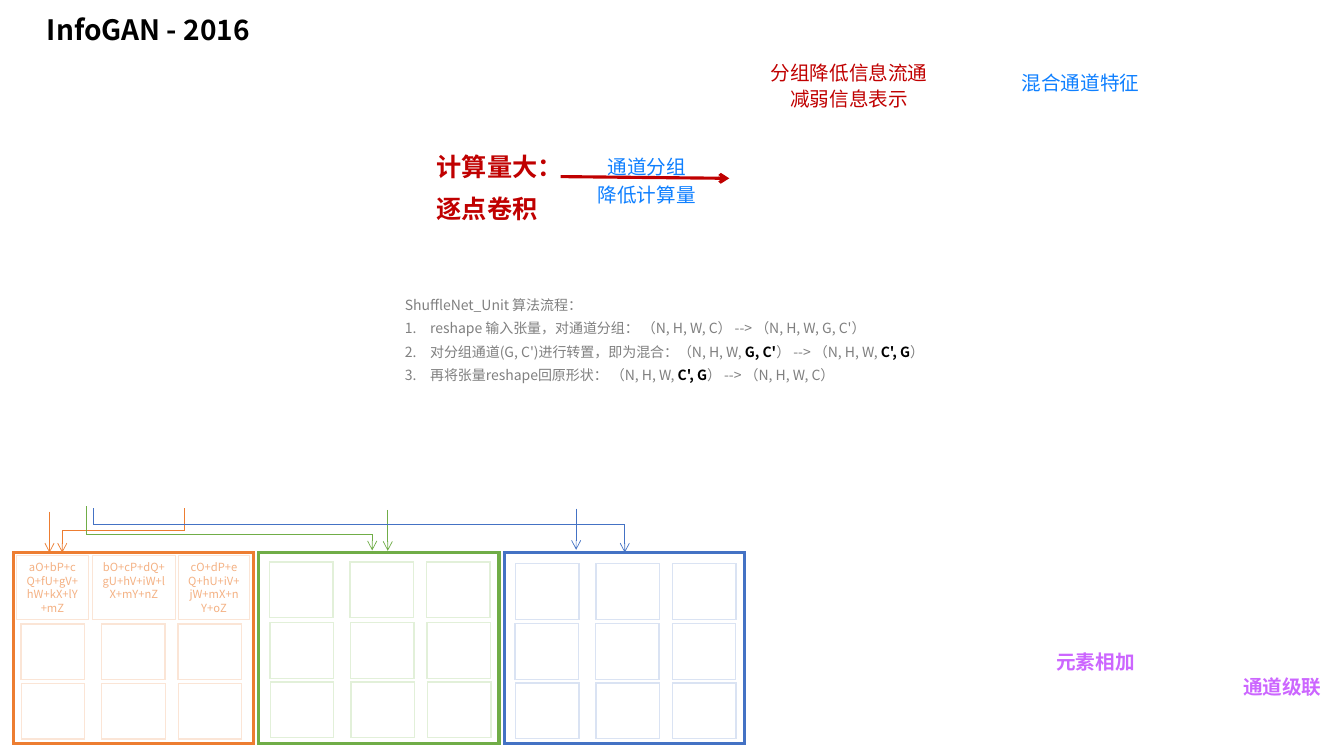
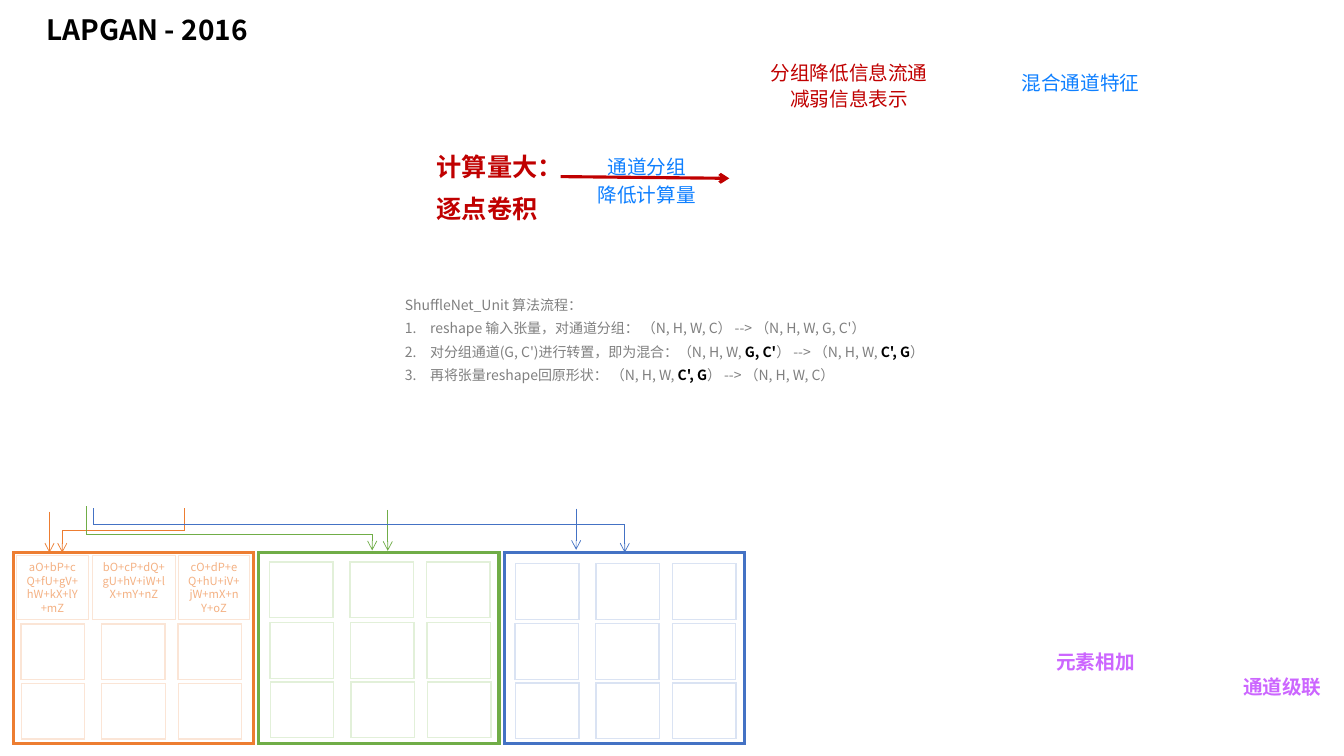
Before and after one commit to taylorguo/GAN_Understanding_Practicing, a slide deck: slide 10 of GAN_Understanding/GANunderstanding.pptx (slide 9 before the commit). Drawn at 1344x756 pixels with LibreOffice and Linux fonts; fonts in the diff are those of the drawing. Boxes give left, top, right and bottom in pixels: in the first picture for what was removed or moved away, otherwise in the second. Text is boxed around its words. In the diff, an @@ line names an element or a change of style, - is before the commit and + after.

```diff
--- a/GAN_Understanding/GANunderstanding.pptx
+++ b/GAN_Understanding/GANunderstanding.pptx
@@ text at bbox=[47, 19, 248, 41]: text changed @@
-InfoGAN - 2016
+LAPGAN - 2016
```
Also in this commit, not shown: 8 other slides changed, 2 other files.
